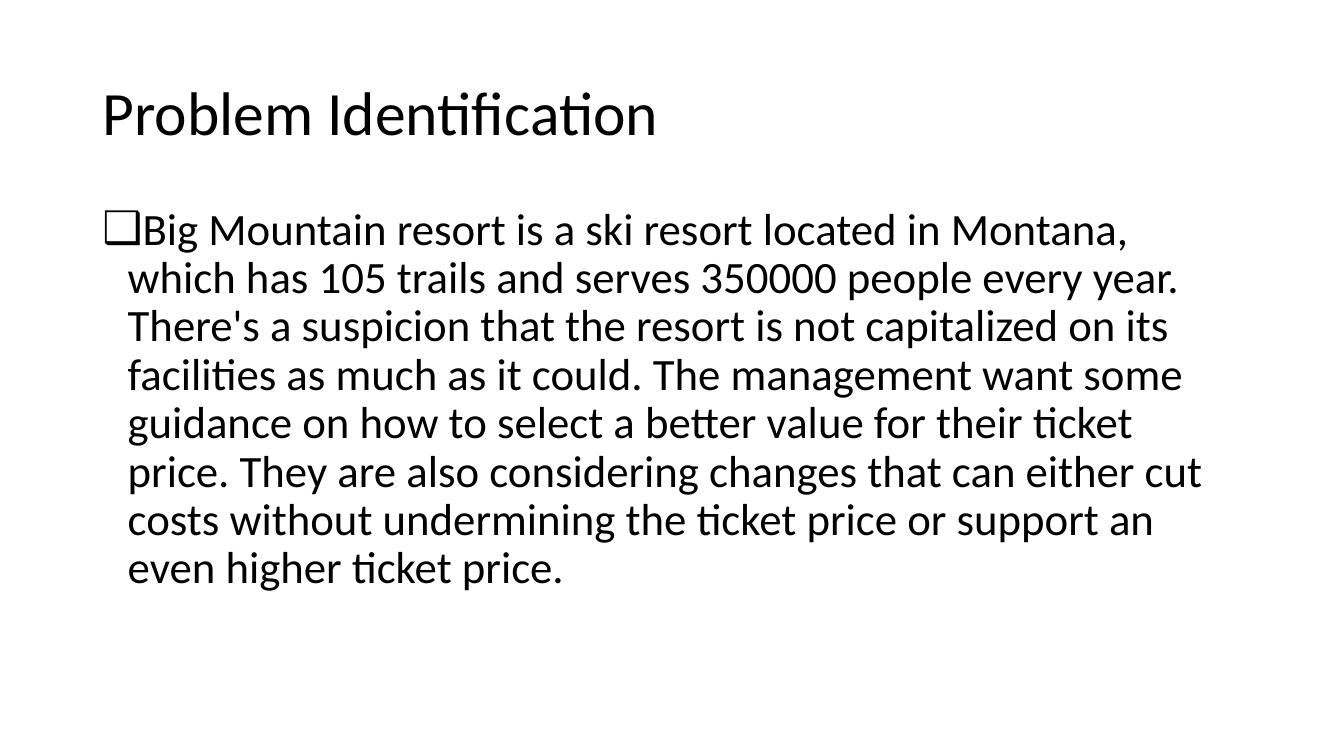
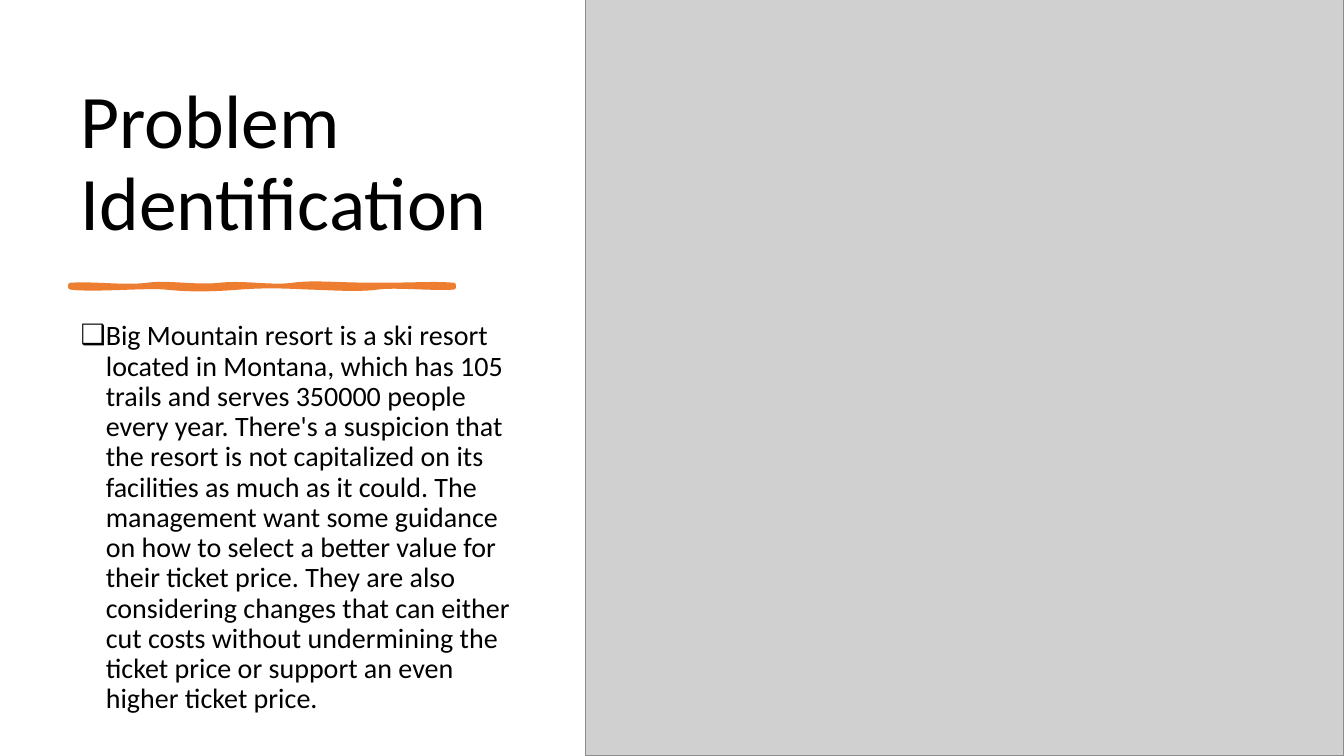
Before and after one commit to tsar1987/DataScienceGuidedCapstone, a slide deck: slide 3 of Guided Capstone Project Slide Deck.pptx (slide 2 before the commit). Drawn at 1344x756 pixels with LibreOffice and Linux fonts; fonts in the diff are those of the drawing; grey boxes stand for pictures. Boxes give left, top, right and bottom in pixels: in the first picture for what was removed or moved away, otherwise in the second. Text is boxed around its words. In the diff, an @@ line names an element or a change of style, - is before the commit and + after.

```diff
--- a/Guided Capstone Project Slide Deck.pptx
+++ b/Guided Capstone Project Slide Deck.pptx
@@ picture added at (x1=586, y1=0, x2=1344, y2=756) @@
@@ title "Problem Identification" moved from (x1=102, y1=92, x2=658, y2=136) to (x1=81, y1=95, x2=487, y2=231) @@
@@ title "Problem Identification" at (x1=81, y1=95, x2=487, y2=231): size 44 to 54 pt; vertical alignment middle to bottom @@
@@ freeform shape added at (x1=71, y1=285, x2=454, y2=287), fill #ED7D31, outline #ED7D31 3.5 pt @@
@@ text "Big Mountain resort is a ..." moved from (x1=128, y1=214, x2=1202, y2=591) to (x1=106, y1=325, x2=509, y2=713) @@
@@ text "Big Mountain resort is a ..." at (x1=106, y1=325, x2=509, y2=713): size 32 to 20 pt @@
```
Also in this commit, not shown: 5 other slides changed, 6 slides added, 3 slides removed.
